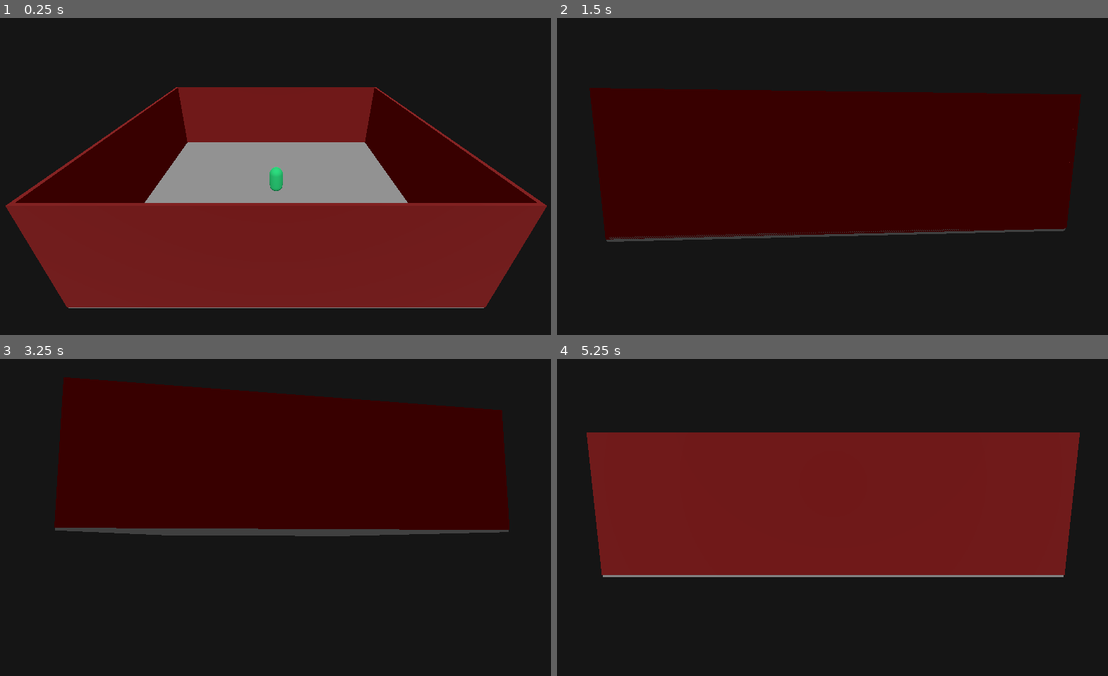
Above: before the commit, frames 1-4 (two rows, left to right).
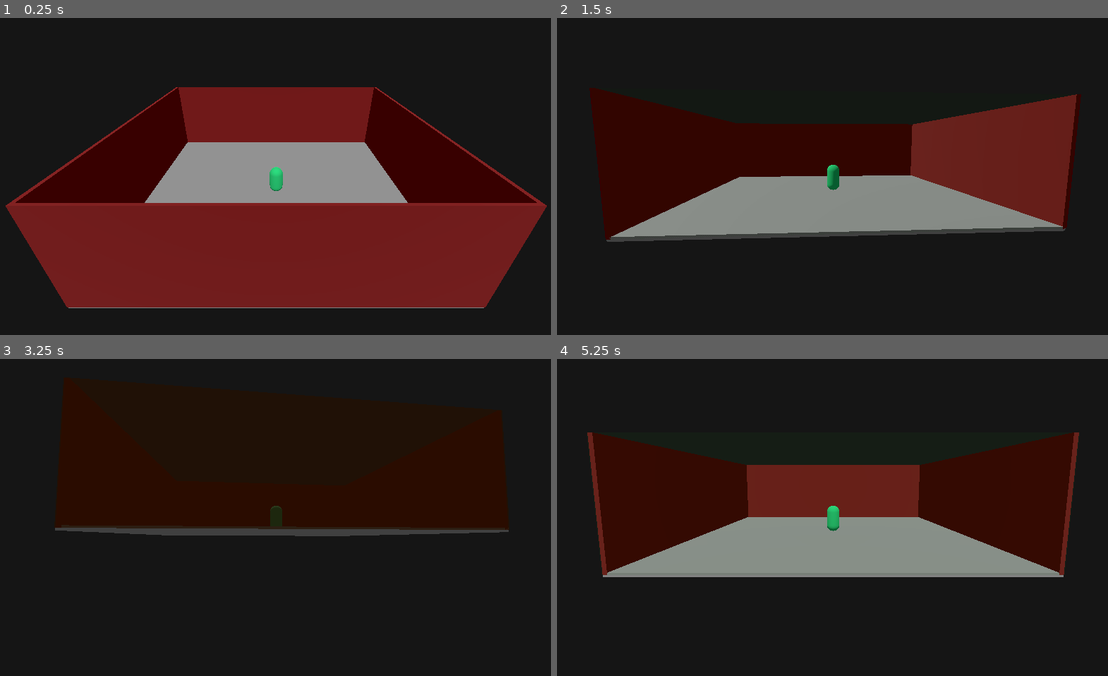
Above: after the commit, the same moments.

Repository: lcrol77/godot-coding-challenges
Game: Godot game, scene res://main.tscn
Same seed, same stepped clock (60 frames per second), same inputs: the game is played once before the commit and once after it.
Inputs:
- Up to frame 1 (0.25 s): no input
- Up to frame 2 (1.5 s): tap Enter at 0.5 s; hold D (right) 0.53-1.28 s; hold S (down) from 1.28 s (still down)
- Up to frame 3 (3.25 s): release S (down) at 2.03 s; hold D (right) 2.03-2.78 s; hold W (up) from 2.78 s (still down)
- Up to frame 4 (5.25 s): release W (up) at 3.53 s; hold A (left) 3.53-5.03 s; hold S (down) from 5.03 s (still down)

The runs differ from the first frame. In frame 1, less than 0.1% of the frame differs, in the area x 32-68%, y 21-39%; in frame 2, 25%; in frame 3, 0.7%; in frame 4, 33%, in the area x 5-95%, y 23-69%.

Commit message:
made camera walls

Diff:
--- a/camera_walls/main.gd
+++ b/camera_walls/main.gd
@@ -1,18 +1,27 @@
-class_name Mian
+class_name Main
 extends Node3D
 
-@onready var camera_3d: Camera3D = $CamRotationPoint/Camera3D
-@onready var ray_cast_3d: RayCast3D = $CamRotationPoint/Camera3D/RayCast3D
+@onready var camera: Camera3D = $CamRotationPoint/Camera3D
+@onready var raycast: RayCast3D = $CamRotationPoint/Camera3D/RayCast3D
 @onready var cam_rotation_point: Node3D = $CamRotationPoint
+@onready var player: CSGMesh3D = $Player
 
 const camera_speed = 2
 
 func _process(delta: float) -> void:
 	if Input.is_action_pressed("down"):
 		cam_rotation_point.rotation.z -= delta * camera_speed
-	if Input.is_action_pressed("up"):
+	elif Input.is_action_pressed("up"):
 		cam_rotation_point.rotation.z += delta * camera_speed
-	if Input.is_action_pressed("left"):
+	elif Input.is_action_pressed("left"):
 		cam_rotation_point.rotation.y -= delta * camera_speed
-	if Input.is_action_pressed("right"):
+	elif Input.is_action_pressed("right"):
 		cam_rotation_point.rotation.y += delta * camera_speed
+
+func _physics_process(delta: float) -> void:
+	raycast.target_position = raycast.to_local(player.global_transform.origin)
+	raycast.force_raycast_update()
+	if !raycast.is_colliding(): return
+	var collider: Wall = raycast.get_collider()
+	if !collider.is_in_group("walls"): return
+	collider.cam_visible = false
--- a/camera_walls/main.tscn
+++ b/camera_walls/main.tscn
@@ -1,8 +1,26 @@
-[gd_scene load_steps=6 format=3 uid="uid://b08f7t45ooofg"]
+[gd_scene load_steps=10 format=3 uid="uid://b08f7t45ooofg"]
 
-[ext_resource type="Script" path="res://main.gd" id="1_58fkf"]
+[ext_resource type="Script" uid="uid://epjflhsqgxim" path="res://main.gd" id="1_58fkf"]
+[ext_resource type="Script" uid="uid://bkhaiy87bflvc" path="res://wall.gd" id="2_6ey8e"]
 
-[sub_resource type="StandardMaterial3D" id="StandardMaterial3D_oahr5"]
+[sub_resource type="StandardMaterial3D" id="StandardMaterial3D_0xm2m"]
+resource_local_to_scene = true
+transparency = 1
+albedo_color = Color(0.478431, 0.054902, 0.054902, 1)
+
+[sub_resource type="StandardMaterial3D" id="StandardMaterial3D_h2yge"]
+resource_local_to_scene = true
+transparency = 1
+albedo_color = Color(0.478431, 0.054902, 0.054902, 1)
+
+[sub_resource type="StandardMaterial3D" id="StandardMaterial3D_1bvp3"]
+resource_local_to_scene = true
+transparency = 1
+albedo_color = Color(0.478431, 0.054902, 0.054902, 1)
+
+[sub_resource type="StandardMaterial3D" id="StandardMaterial3D_lquwl"]
+resource_local_to_scene = true
+transparency = 1
 albedo_color = Color(0.478431, 0.054902, 0.054902, 1)
 
 [sub_resource type="CapsuleMesh" id="CapsuleMesh_7dqj5"]
@@ -26,25 +44,33 @@
 [node name="floor" type="CSGBox3D" parent="."]
 size = Vector3(10, 0.1, 10)
 
-[node name="Wall" type="CSGBox3D" parent="."]
+[node name="Wall" type="CSGBox3D" parent="." groups=["walls"]]
 transform = Transform3D(1, 0, 0, 0, 1, 0, 0, 0, 1, 0, 1.5, -4.95)
+use_collision = true
 size = Vector3(10, 3, 0.1)
-material = SubResource("StandardMaterial3D_oahr5")
+material = SubResource("StandardMaterial3D_0xm2m")
+script = ExtResource("2_6ey8e")
 
-[node name="Wall2" type="CSGBox3D" parent="."]
+[node name="Wall2" type="CSGBox3D" parent="." groups=["walls"]]
 transform = Transform3D(1, 0, 0, 0, 1, 0, 0, 0, 1, 0, 1.5, 4.95)
+use_collision = true
 size = Vector3(10, 3, 0.1)
-material = SubResource("StandardMaterial3D_oahr5")
+material = SubResource("StandardMaterial3D_h2yge")
+script = ExtResource("2_6ey8e")
 
-[node name="Wall3" type="CSGBox3D" parent="."]
+[node name="Wall3" type="CSGBox3D" parent="." groups=["walls"]]
 transform = Transform3D(-4.37114e-08, 0, 1, 0, 1, 0, -1, 0, -4.37114e-08, -4.98, 1.5, -4.76837e-07)
+use_collision = true
 size = Vector3(10, 3, 0.1)
-material = SubResource("StandardMaterial3D_oahr5")
+material = SubResource("StandardMaterial3D_1bvp3")
+script = ExtResource("2_6ey8e")
 
-[node name="Wall4" type="CSGBox3D" parent="."]
+[node name="Wall4" type="CSGBox3D" parent="." groups=["walls"]]
 transform = Transform3D(-4.37114e-08, 0, 1, 0, 1, 0, -1, 0, -4.37114e-08, 4.97, 1.5, -4.76837e-07)
+use_collision = true
 size = Vector3(10, 3, 0.1)
-material = SubResource("StandardMaterial3D_oahr5")
+material = SubResource("StandardMaterial3D_lquwl")
+script = ExtResource("2_6ey8e")
 
 [node name="Player" type="CSGMesh3D" parent="."]
 transform = Transform3D(1, 0, 0, 0, 1, 0, 0, 0, 1, 0, 0.6, 0)
@@ -59,6 +85,7 @@
 
 [node name="RayCast3D" type="RayCast3D" parent="CamRotationPoint/Camera3D"]
 transform = Transform3D(1, -7.19201e-07, 5.94196e-08, 4.37114e-08, -9.53674e-07, -1.35936, 4.37114e-08, 16.4534, 2.59731e-15, 0, 0, 0)
+collide_with_areas = true
 
 [node name="WorldEnvironment" type="WorldEnvironment" parent="."]
 environment = SubResource("Environment_wwqsf")
--- a/camera_walls/project.godot
+++ b/camera_walls/project.godot
@@ -12,7 +12,7 @@
 
 config/name="Camera Walls"
 run/main_scene="res://main.tscn"
-config/features=PackedStringArray("4.3", "Forward Plus")
+config/features=PackedStringArray("4.4", "Forward Plus")
 config/icon="res://icon.svg"
 
 [input]
--- /dev/null
+++ b/camera_walls/wall.gd
@@ -0,0 +1,13 @@
+class_name Wall
+extends CSGBox3D
+
+var cam_visible = true
+var visibile_speed = 0.1
+var hide_speed = 0.3
+
+func _process(delta: float) -> void:
+	if cam_visible:
+		material.albedo_color = lerp(material.albedo_color, Color("#7a0e0e"), visibile_speed)
+	else:
+		material.albedo_color = lerp(material.albedo_color, Color("#007a0e0e"), hide_speed)
+	cam_visible = true
Not shown, added: camera_walls/main.gd.uid
Not shown, added: camera_walls/wall.gd.uid
